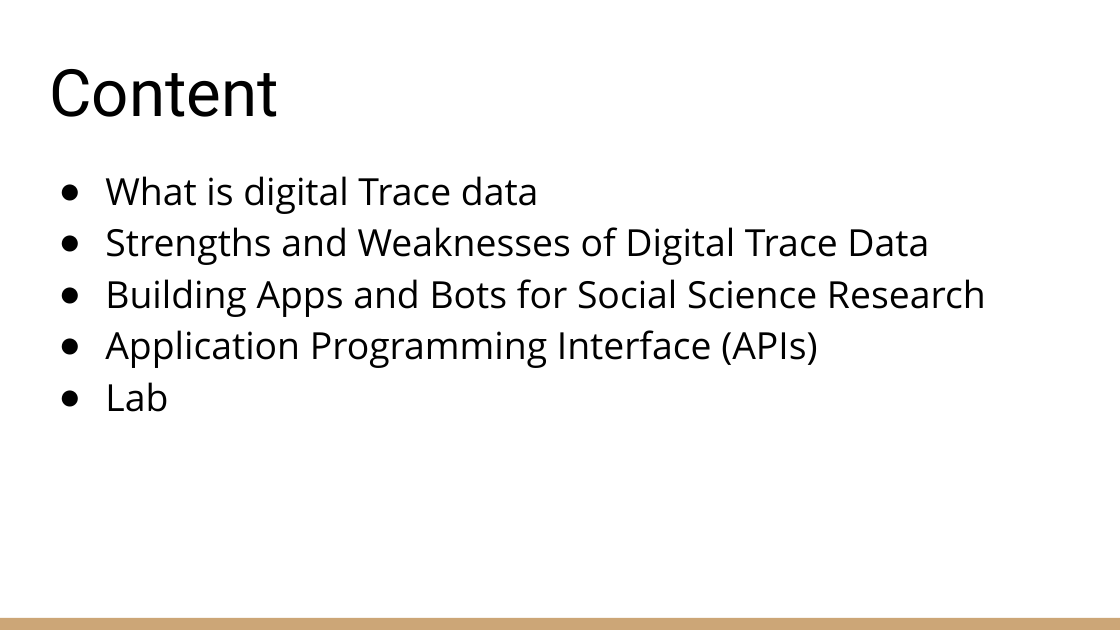
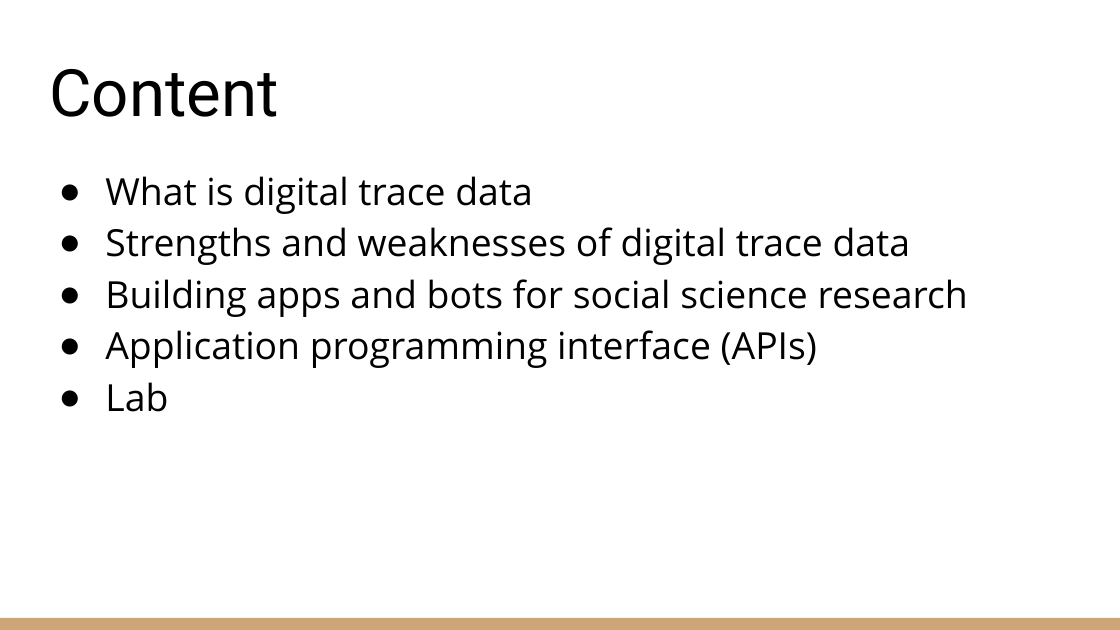
Before and after one commit to ngathan/DataMiningS2020, a slide deck: slide 3 of Week9/Week9_ Digital Trace Data.pptx. Drawn at 1120x630 pixels with LibreOffice and Linux fonts; fonts in the diff are those of the drawing. Boxes give left, top, right and bottom in pixels: in the first picture for what was removed or moved away, otherwise in the second. Text is boxed around its words. In the diff, an @@ line names an element or a change of style, - is before the commit and + after.

```diff
--- a/Week9/Week9_ Digital Trace Data.pptx
+++ b/Week9/Week9_ Digital Trace Data.pptx
@@ text at (105, 176, 968, 368): text changed @@
-● What is digital Trace data
-● Strengths and Weaknesses of Digital Trace Data
-● Building Apps and Bots for Social Science Research
-● Application Programming Interface (APIs)
+● What is digital trace data
+● Strengths and weaknesses of digital trace data
+● Building apps and bots for social science research
+● Application programming interface (APIs)
```
Also in this commit, not shown: 3 other slides changed, 1 slide added, 1 other file.
